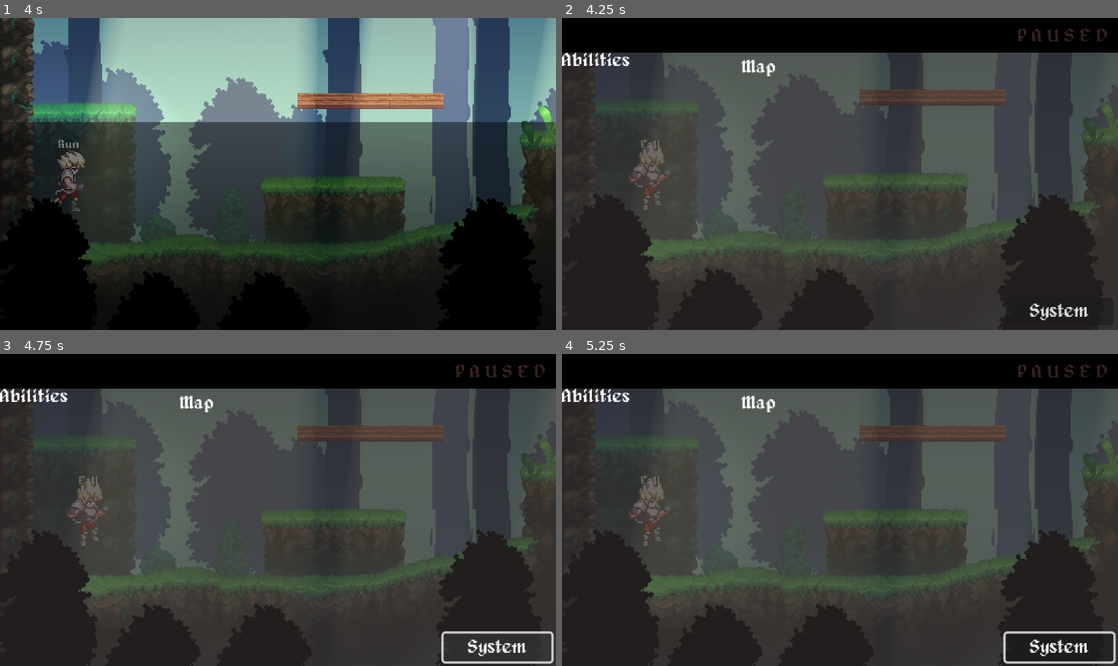
Above: before the commit, frames 1-4 (two rows, left to right).
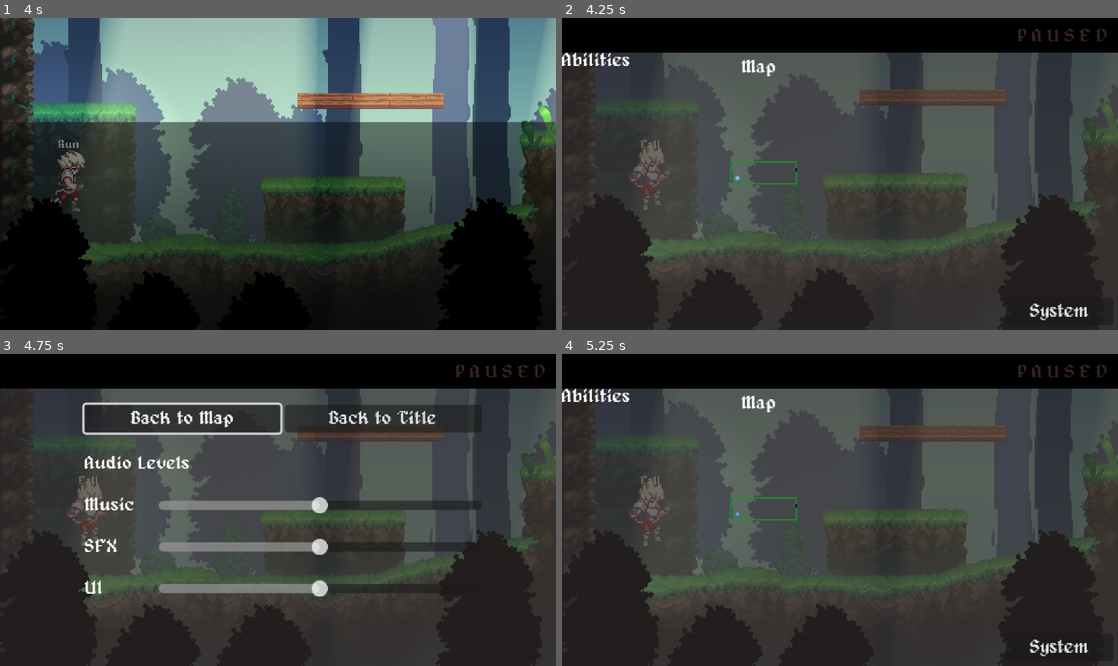
Above: after the commit, the same moments.

Repository: fantasypigeongames/ForgeOfHells
Game: Godot game, scene res://levels/00_forest/01.tscn
The game is run twice, just before and just after one commit, with the same random seed, the same clock (stepped at 60 frames per second) and the same inputs.
Inputs (mouse positions are in pixels of both pictures, inside the frame that each line leads up to):
- Up to frame 1 (4 s): tap Enter at 0.5 s; move the mouse to (400, 158) at 0.52 s; hold S (action) 0.53-1.28 s; hold Right (right) 0.53-2.03 s; click (400, 158) at 0.67 s; tap Space (jump) at 0.77, 1.52, 3.02, 3.77 s; move the mouse to (166, 189) at 1.27 s; tap S (action) at 1.35, 3.05 s; move the mouse to (333, 105) at 2.02 s; hold Left (left) 2.03-2.78 s; hold S (action) 2.03-2.78 s; tap X (attack) at 2.1 s; move the mouse to (250, 236) at 2.77 s; hold Right (right) from 2.78 s (still down); tap C (dash) at 2.85 s; click (250, 236) at 2.92 s; move the mouse to (444, 220) at 3.52 s; hold S (action) from 3.53 s (still down); tap 1 at 3.6 s
- Up to frame 2 (4.25 s): keep holding Right (right); keep holding S (action); tap Escape (pause) at 4.15 s
- Up to frame 3 (4.75 s): release Right (right) at 4.25 s; release S (action) at 4.25 s; click "System" at 4.25 s
- Up to frame 4 (5.25 s): click (745, 419) at 5 s, where only the run after the commit has a clickable "Back to Map"

Frame 1 is identical in both runs. In frame 2, 0.2% of the frame differs, in the area x 30-43%, y 45-54%; in frame 3, 12%, in the area x 0-100%, y 11-100%; in frame 4, 0.6%.

Commit message:
ch03ep05 pause menu and map system+bugs

Diff:
--- a/metroidvania-forge-of-the-hells/00_global/messages.gd
+++ b/metroidvania-forge-of-the-hells/00_global/messages.gd
@@ -3,13 +3,16 @@
 
 
 @warning_ignore("unused_signal")
-signal player_interacted( player: Player )
+signal player_interacted( player : Player )
 
 @warning_ignore("unused_signal")
-signal player_healed( amount: float )
+signal player_healed( amount : float )
 
 @warning_ignore("unused_signal")
 signal player_health_changed ( hp : float, max_hp : float )
 
 @warning_ignore("unused_signal")
-signal input_hint_changed ( hint: String )
+signal input_hint_changed ( hint : String )
+
+@warning_ignore("unused_signal")
+signal back_to_title_screen( )
--- a/metroidvania-forge-of-the-hells/00_global/save_manager.gd
+++ b/metroidvania-forge-of-the-hells/00_global/save_manager.gd
@@ -15,6 +15,7 @@
 
 
 func _ready() -> void:
+	SceneManager.scene_entered.connect ( _on_scene_entered )
 	pass
 
 
@@ -120,3 +121,13 @@
 
 func save_file_exists ( slot : int ) -> bool:
 	return FileAccess.file_exists( get_file_name( slot ))
+
+func is_area_discovered ( scene_uid : String ) -> bool:
+	return discovered_areas.has( scene_uid )
+
+func _on_scene_entered( scene_uid : String ) -> void:
+	if discovered_areas.has( scene_uid ):
+		return
+	else:
+		discovered_areas.append( scene_uid )
+	pass
--- a/metroidvania-forge-of-the-hells/00_global/scene_manager/scene_manager.gd
+++ b/metroidvania-forge-of-the-hells/00_global/scene_manager/scene_manager.gd
@@ -13,8 +13,9 @@
 	load_scene_finished.emit()
 	fade.visible = false
 	var current_scene : String = get_tree().current_scene.scene_file_path
+	print(current_scene)
 	#current_scene_uid = ResourceUID.path_to_uid( current_scene )  #SHOULD USE THIS TO ALWAYS GUARANTEE UID BUT UNAVAILABLE UNTIL 4.5
-	print(current_scene)
+	#scene_entered.emit( current_scene_uid ) #this will not work until godot 4.5+. Only issue this causes is tjeinitial area does not add to map until reentered
 	pass
 
 func transition_scene( new_scene : String, target_area: String, player_offset : Vector2, dir : String ) -> void:
--- /dev/null
+++ b/metroidvania-forge-of-the-hells/pause_menu/map_node.gd
@@ -0,0 +1,150 @@
+@tool
+@icon("res://general/icons/map_node.svg")
+class_name MapNode extends Control
+
+const SCALE_FACTOR : float = 20
+
+@export_file( "*.tscn" ) var linked_scene : String : set = _on_scene_set
+@export_tool_button( "Update" ) var update_node_action = update_node
+
+@export var entrances_top : Array[ float ] = []
+@export var entrances_bottom : Array[ float ] = []
+@export var entrances_left : Array[ float ] = []
+@export var entrances_right : Array[ float ] = []
+
+var indicator_offset : Vector2 = Vector2.ZERO
+
+@onready var label: Label = $Label
+@onready var transition_blocks: Control = %TransitionBlocks
+
+func _ready () -> void:
+	if Engine.is_editor_hint():
+		pass
+	else:
+		label.queue_free()
+		create_transition_blocks()
+		#check if section has been discovered by player
+		if not SaveManager.is_area_discovered( linked_scene ):
+			visible = false
+		elif SceneManager.current_scene_uid == linked_scene:
+			display_player_location()
+	pass
+
+func _on_scene_set( value: String ) -> void:
+	if linked_scene != value:
+		linked_scene = value
+		if Engine.is_editor_hint():
+			update_node()
+	pass
+
+func update_node() -> void: #should only be called in the editor, ResourceLoader is heavy
+	var new_size : Vector2 = Vector2( 480, 270 )
+	var transitions : Array[ LevelTransition ] = []
+
+	if ResourceLoader.exists( linked_scene ):
+		var packed_scene : PackedScene = ResourceLoader.load( linked_scene ) as PackedScene
+		if packed_scene:
+			var instance = packed_scene.instantiate()
+			if instance:
+				update_node_label(instance)
+				for c in instance.get_children():
+					if c is LevelBounds:
+						new_size = Vector2( c.width, c.height )
+						indicator_offset = c.position
+					elif c is LevelTransition:
+						transitions.append( c )
+					instance.queue_free()
+	size = new_size / SCALE_FACTOR
+	size = size.round()
+	create_entrance_data( transitions )
+	create_transition_blocks()
+	pass
+
+func update_node_label( scene: Node ) -> void:
+	if not label:
+		label = $Label
+	var t : String = scene.scene_file_path
+	t = t.replace ( "res://levels/", "")
+	t = t.replace( "tscn", "" )
+	label.text = t
+	pass
+
+
+func create_entrance_data( transitions : Array[LevelTransition] ) -> void:
+	entrances_bottom.clear()
+	entrances_left.clear()
+	entrances_right.clear()
+	entrances_top.clear()
+
+	for t in transitions:
+		var pos : Vector2 = ( t.position - indicator_offset ) / SCALE_FACTOR
+		if t.location == LevelTransition.SIDE.LEFT:
+			var offset : float = clampf( pos.y - 3 ,#3 is pixel offset for map
+			2.0, self.size.y - 5 )
+			entrances_left.append( offset )
+
+		elif t.location == LevelTransition.SIDE.RIGHT:
+			var offset : float = clampf(pos.y - 3,
+			2.0, self.size.y - 5 )
+			entrances_right.append( offset )
+
+		elif t.location == LevelTransition.SIDE.TOP:
+			var offset : float = clampf( pos.x,
+			2.0, self.size.x - 5 )
+			entrances_top.append( offset )
+
+		elif t.location == LevelTransition.SIDE.BOTTOM:
+			var offset : float = clampf( ( pos.x ),
+			2.0, self.size.x - 5 )
+			entrances_bottom.append( offset )
+
+	pass
+
+func create_transition_blocks() -> void:
+	if not transition_blocks:
+		transition_blocks = %TransitionBlocks
+
+	for c in transition_blocks.get_children():
+		c.queue_free()
+
+	for t in entrances_left:
+		var block : ColorRect = add_block()
+		block.size.y = 3
+		block.position.x = 0
+		block.position.y = t
+
+	for t in entrances_right:
+		var block : ColorRect = add_block()
+		block.size.y = 3
+		block.position.x = self.size.x - 1
+		block.position.y = t
+
+	for t in entrances_top:
+		var block : ColorRect = add_block()
+		block.size.x = 3
+		block.position.y = 0
+		block.position.x = t
+
+	for t in entrances_bottom:
+		var block : ColorRect = add_block()
+		block.size.x = 3
+		block.position.y = self.size.y - 1
+		block.position.x = t
+	pass
+
+func add_block() -> ColorRect:
+	var block : ColorRect = ColorRect.new()
+	transition_blocks.add_child( block )
+	block.custom_minimum_size.x = 1
+	block.custom_minimum_size.y = 1
+	return block
+
+func display_player_location() -> void:
+	var player : Player = get_tree().get_first_node_in_group( "Player" )
+	var i : Control = %PlayerIndicator #$"../PlayerIndictor"
+	var pos : Vector2 = position
+	pos += ( ( player.global_position - indicator_offset ) / SCALE_FACTOR )
+	var clamp : Vector2 = Vector2( 4, 4 )
+	pos = pos.clamp( position + clamp, position + size - clamp)
+	i.position = pos
+	pass
--- /dev/null
+++ b/metroidvania-forge-of-the-hells/pause_menu/map_node.tscn
@@ -0,0 +1,69 @@
+[gd_scene load_steps=2 format=3 uid="uid://5clrqhje65dl"]
+
+[ext_resource type="Script" uid="uid://61efmpjh5xse" path="res://pause_menu/map_node.gd" id="1_j1ovi"]
+
+[node name="MapNode" type="Control"]
+custom_minimum_size = Vector2(12, 6)
+layout_mode = 3
+anchors_preset = 15
+anchor_right = 1.0
+anchor_bottom = 1.0
+grow_horizontal = 2
+grow_vertical = 2
+script = ExtResource("1_j1ovi")
+
+[node name="ColorRect" type="ColorRect" parent="."]
+custom_minimum_size = Vector2(1, 1)
+layout_mode = 1
+anchors_preset = 10
+anchor_right = 1.0
+offset_bottom = 1.0
+grow_horizontal = 2
+
+[node name="ColorRect2" type="ColorRect" parent="."]
+custom_minimum_size = Vector2(1, 1)
+layout_mode = 1
+anchors_preset = 12
+anchor_top = 1.0
+anchor_right = 1.0
+anchor_bottom = 1.0
+offset_top = -1.0
+grow_horizontal = 2
+grow_vertical = 0
+
+[node name="ColorRect3" type="ColorRect" parent="."]
+custom_minimum_size = Vector2(1, 1)
+layout_mode = 1
+anchors_preset = 9
+anchor_bottom = 1.0
+offset_right = 1.0
+grow_vertical = 2
+
+[node name="ColorRect4" type="ColorRect" parent="."]
+custom_minimum_size = Vector2(1, 1)
+layout_mode = 1
+anchors_preset = 11
+anchor_left = 1.0
+anchor_right = 1.0
+anchor_bottom = 1.0
+offset_left = -1.0
+grow_horizontal = 0
+grow_vertical = 2
+
+[node name="Label" type="Label" parent="."]
+modulate = Color(1, 1, 1, 0.52549)
+layout_mode = 1
+offset_right = 79.0
+offset_bottom = 15.0
+scale = Vector2(0.5, 0.5)
+text = "level name"
+
+[node name="TransitionBlocks" type="Control" parent="."]
+unique_name_in_owner = true
+modulate = Color(0, 0, 0, 1)
+layout_mode = 1
+anchors_preset = 15
+anchor_right = 1.0
+anchor_bottom = 1.0
+grow_horizontal = 2
+grow_vertical = 2
--- a/metroidvania-forge-of-the-hells/pause_menu/pause_menu.tscn
+++ b/metroidvania-forge-of-the-hells/pause_menu/pause_menu.tscn
@@ -1,9 +1,61 @@
-[gd_scene load_steps=3 format=3 uid="uid://cpju1tyyef1yg"]
+[gd_scene load_steps=9 format=3 uid="uid://cpju1tyyef1yg"]
 
 [ext_resource type="Script" uid="uid://umnjwrw1y2sc" path="res://pause_menu/scripts/pause_menu.gd" id="1_5hbt6"]
+[ext_resource type="PackedScene" uid="uid://5clrqhje65dl" path="res://pause_menu/map_node.tscn" id="2_rd7dy"]
 
 [sub_resource type="FontVariation" id="FontVariation_5hbt6"]
 spacing_glyph = 4
+
+[sub_resource type="Gradient" id="Gradient_rd7dy"]
+offsets = PackedFloat32Array(0, 0.600522, 0.997389)
+colors = PackedColorArray(1, 1, 1, 1, 0.403922, 0.639216, 0.776471, 1, 0.329412, 0.407843, 0.803922, 0)
+
+[sub_resource type="GradientTexture2D" id="GradientTexture2D_uwtdo"]
+gradient = SubResource("Gradient_rd7dy")
+width = 5
+height = 5
+fill = 1
+fill_from = Vector2(0.5, 0.5)
+metadata/_snap_enabled = true
+
+[sub_resource type="Animation" id="Animation_rd7dy"]
+resource_name = "default"
+length = 0.7
+loop_mode = 2
+step = 0.1
+tracks/0/type = "value"
+tracks/0/imported = false
+tracks/0/enabled = true
+tracks/0/path = NodePath(".:modulate")
+tracks/0/interp = 1
+tracks/0/loop_wrap = true
+tracks/0/keys = {
+"times": PackedFloat32Array(0, 0.7),
+"transitions": PackedFloat32Array(1, 1),
+"update": 0,
+"values": [Color(1, 1, 1, 1), Color(0.301961, 0.482353, 0.698039, 0.878431)]
+}
+
+[sub_resource type="Animation" id="Animation_uwtdo"]
+length = 0.001
+tracks/0/type = "value"
+tracks/0/imported = false
+tracks/0/enabled = true
+tracks/0/path = NodePath(".:modulate")
+tracks/0/interp = 1
+tracks/0/loop_wrap = true
+tracks/0/keys = {
+"times": PackedFloat32Array(0),
+"transitions": PackedFloat32Array(1),
+"update": 0,
+"values": [Color(1, 1, 1, 1)]
+}
+
+[sub_resource type="AnimationLibrary" id="AnimationLibrary_b4s0c"]
+_data = {
+&"RESET": SubResource("Animation_uwtdo"),
+&"default": SubResource("Animation_rd7dy")
+}
 
 [node name="PauseMenu" type="CanvasLayer"]
 process_mode = 3
@@ -84,6 +136,80 @@
 offset_top = 26.0
 offset_right = 479.0
 offset_bottom = 240.0
+
+[node name="MapNode" parent="Control/PauseScreen/Map" instance=ExtResource("2_rd7dy")]
+modulate = Color(0.121046, 0.574675, 0.178267, 1)
+layout_mode = 1
+offset_left = -10.0
+offset_top = 69.0
+offset_right = -276.0
+offset_bottom = -125.0
+linked_scene = "uid://c4js3kkc415pb"
+entrances_right = Array[float]([5.6])
+
+[node name="MapNode2" parent="Control/PauseScreen/Map" instance=ExtResource("2_rd7dy")]
+modulate = Color(0.649343, 0.307593, 0.649351, 1)
+layout_mode = 1
+offset_left = 60.0
+offset_top = 65.0
+offset_right = -206.0
+offset_bottom = -123.0
+linked_scene = "uid://c263ol3hogco8"
+entrances_left = Array[float]([15.4])
+entrances_right = Array[float]([2.0])
+
+[node name="MapNode3" parent="Control/PauseScreen/Map" instance=ExtResource("2_rd7dy")]
+modulate = Color(0.121046, 0.574675, 0.178267, 1)
+layout_mode = 1
+offset_left = 128.0
+offset_top = 65.0
+offset_right = -142.0
+offset_bottom = -124.0
+linked_scene = "uid://d21gsj1lpmlqm"
+entrances_top = Array[float]([46.85])
+entrances_left = Array[float]([2.2])
+
+[node name="MapNode4" parent="Control/PauseScreen/Map" instance=ExtResource("2_rd7dy")]
+modulate = Color(0.533943, 0.0422366, 0.0422366, 1)
+layout_mode = 1
+offset_left = 168.0
+offset_top = 95.0
+offset_right = -102.0
+offset_bottom = -99.0
+linked_scene = "uid://b18wdt1qbs40"
+entrances_bottom = Array[float]([5.6])
+entrances_right = Array[float]([14.2])
+
+[node name="MapNode5" parent="Control/PauseScreen/Map" instance=ExtResource("2_rd7dy")]
+modulate = Color(0.533943, 0.0422366, 0.0422366, 1)
+layout_mode = 1
+offset_left = 229.0
+offset_top = 95.0
+offset_right = -41.0
+offset_bottom = -99.0
+linked_scene = "uid://cdgygqu3wahb5"
+entrances_left = Array[float]([13.8])
+
+[node name="PlayerIndicator" type="Control" parent="Control/PauseScreen/Map"]
+unique_name_in_owner = true
+layout_mode = 1
+anchors_preset = 0
+offset_left = 69.0
+offset_top = -23.0
+offset_right = 109.0
+offset_bottom = 17.0
+
+[node name="TextureRect" type="TextureRect" parent="Control/PauseScreen/Map/PlayerIndicator"]
+layout_mode = 0
+offset_right = 5.0
+offset_bottom = 5.0
+texture = SubResource("GradientTexture2D_uwtdo")
+
+[node name="AnimationPlayer" type="AnimationPlayer" parent="Control/PauseScreen/Map/PlayerIndicator/TextureRect"]
+libraries = {
+&"": SubResource("AnimationLibrary_b4s0c")
+}
+autoplay = "default"
 
 [node name="SystemMenuButton" type="Button" parent="Control/PauseScreen"]
 unique_name_in_owner = true
--- a/metroidvania-forge-of-the-hells/pause_menu/scripts/pause_menu.gd
+++ b/metroidvania-forge-of-the-hells/pause_menu/scripts/pause_menu.gd
@@ -6,7 +6,7 @@
 @onready var system: Control = %System
 
 @onready var system_menu_button: Button = %SystemMenuButton
-
+@onready var back_to_map: Button = %BackToMap
 @onready var back_to_title: Button = %BackToTitle
 @onready var music_slider: HSlider = %MusicSlider
 @onready var sfx_slider: HSlider = %SFXSlider
@@ -20,7 +20,7 @@
 	show_pause_screen()
 	system_menu_button.pressed.connect( show_system_menu )
 	#audio
-	#setup system
+	setup_system_menu()
 	pass
 
 
@@ -29,10 +29,31 @@
 		get_viewport().set_input_as_handled()
 		get_tree().paused = false
 		queue_free()
+	if pause_screen.visible == true:
+		if event.is_action_pressed( "right" ) or event.is_action_pressed( "down" ):
+			system_menu_button.grab_focus()
 	pass
 
 func show_pause_screen() -> void:
+	pause_screen.visible = true
+	system.visible = false
 	pass
 
 func show_system_menu() -> void:
+	pause_screen.visible = false
+	system.visible = true
+	back_to_map.grab_focus()
 	pass
+
+func setup_system_menu() -> void:
+	back_to_map.pressed.connect( show_pause_screen )
+	back_to_title.pressed.connect( _on_back_to_title_pressed  )
+	pass
+
+func _on_back_to_title_pressed() -> void:
+	#free player
+	SceneManager.transition_scene( "res://title_screen/title_screen.tscn" , "", Vector2.ZERO, "up")
+	get_tree().paused = false
+	Messages.back_to_title_screen.emit()
+	queue_free()
+	pass
--- a/metroidvania-forge-of-the-hells/player/scripts/player.gd
+++ b/metroidvania-forge-of-the-hells/player/scripts/player.gd
@@ -55,6 +55,7 @@
 	initialize_states()
 	self.call_deferred("reparent",  get_tree().root )
 	Messages.player_healed.connect( _on_player_healed )
+	Messages.back_to_title_screen.connect( queue_free )
 	pass
 
 func _unhandled_input( event: InputEvent ) -> void:
Not shown, added: metroidvania-forge-of-the-hells/pause_menu/map_node.gd.uid
